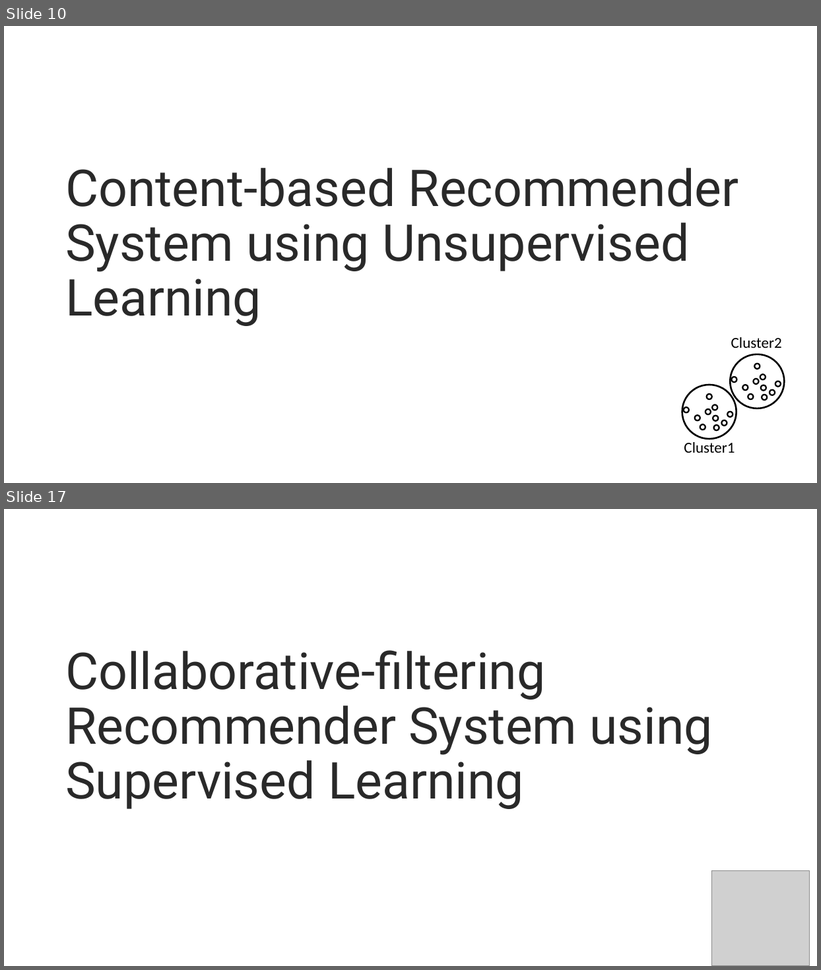
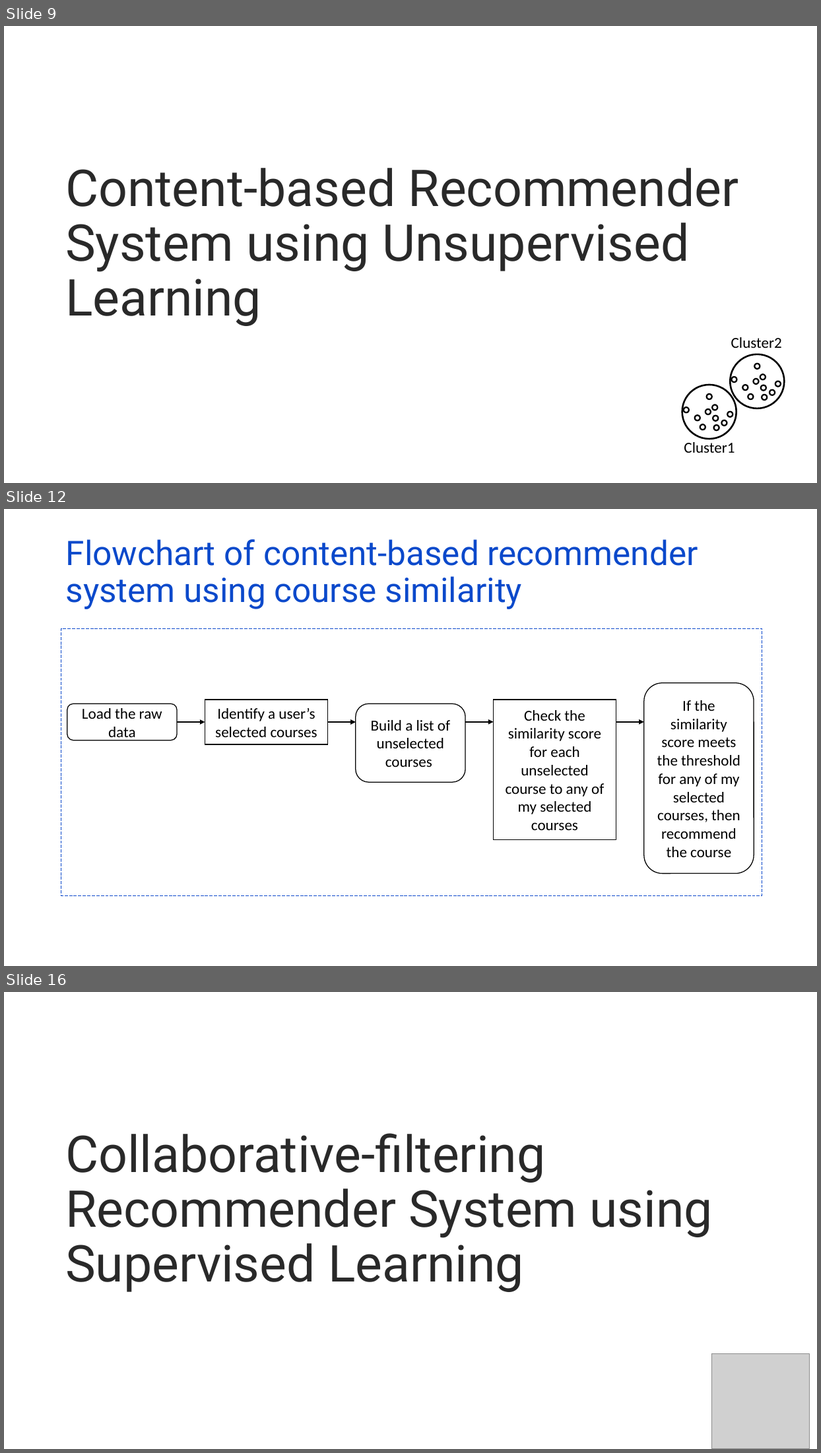
Before and after one commit to kymayodeji/ibm_ml_course, a slide deck: course6_Capstone/ml-capstone-template-coursera.pptx. Shown one above the other, each under a label of ours: slides 10 and 17 before the commit, slides 9, 12 and 16 after it; the slides between them are not shown. The pictures are 821x970 and 821x1453 pixels, drawn with LibreOffice and Linux fonts; fonts in the diff are those of the drawing; grey boxes stand for pictures. Boxes give left, top, right and bottom in pixels: in the first picture for what was removed or moved away, otherwise in the second. Text is boxed around its words. In the diff, an @@ line names an element or a change of style, - is before the commit and + after.

Commit message:
updated course 6 labs and completed capstone ppt

```diff
--- a/course6_Capstone/ml-capstone-template-coursera.pptx
+++ b/course6_Capstone/ml-capstone-template-coursera.pptx
@@ slide 12 added at (x1=4, y1=509, x2=817, y2=966), background #FFFFFF @@
@@ title added at (x1=66, y1=539, x2=698, y2=609), 40 pt, text #0B49CB @@
+Flowchart of content-based recommender system using course similarity
@@ rectangle added at (x1=61, y1=628, x2=763, y2=896), outline #0B49CB 0.75 pt dashed @@
@@ rounded rectangle added at (x1=644, y1=683, x2=754, y2=874), outline #000000 1 pt, 18 pt, text #000000 @@
+If the similarity score meets the threshold for any of my selected courses, then recommend the course
@@ rounded rectangle added at (x1=67, y1=704, x2=177, y2=741), outline #000000 1 pt, 18 pt, text #000000 @@
+Load the raw data
@@ rectangle added at (x1=205, y1=700, x2=328, y2=745), fill #FFFFFF, outline #000000 1 pt, 18 pt, text #000000 @@
+Identify a user’s selected courses
@@ rounded rectangle added at (x1=356, y1=704, x2=466, y2=783), outline #000000 1 pt, 18 pt, text #000000 @@
+Build a list of unselected courses
@@ rectangle added at (x1=494, y1=700, x2=616, y2=840), fill #FFFFFF, outline #000000 1 pt, 18 pt, text #000000 @@
+Check the similarity score for each unselected course to any of my selected courses
@@ arrow added from (177, 722) to (205, 722), #000000 1.25 pt @@
@@ arrow added from (328, 722) to (356, 722), #000000 1.25 pt @@
@@ arrow added from (466, 722) to (494, 722), #000000 1.25 pt @@
@@ arrow added from (616, 722) to (644, 722), #000000 1.25 pt @@
@@ what was slide 10 is now slide 9 @@
@@ what was slide 17 is now slide 16 @@
```
Also in this commit, not shown: 6 slides changed, 6 other slides added, 8 slides removed, 9 other files.
